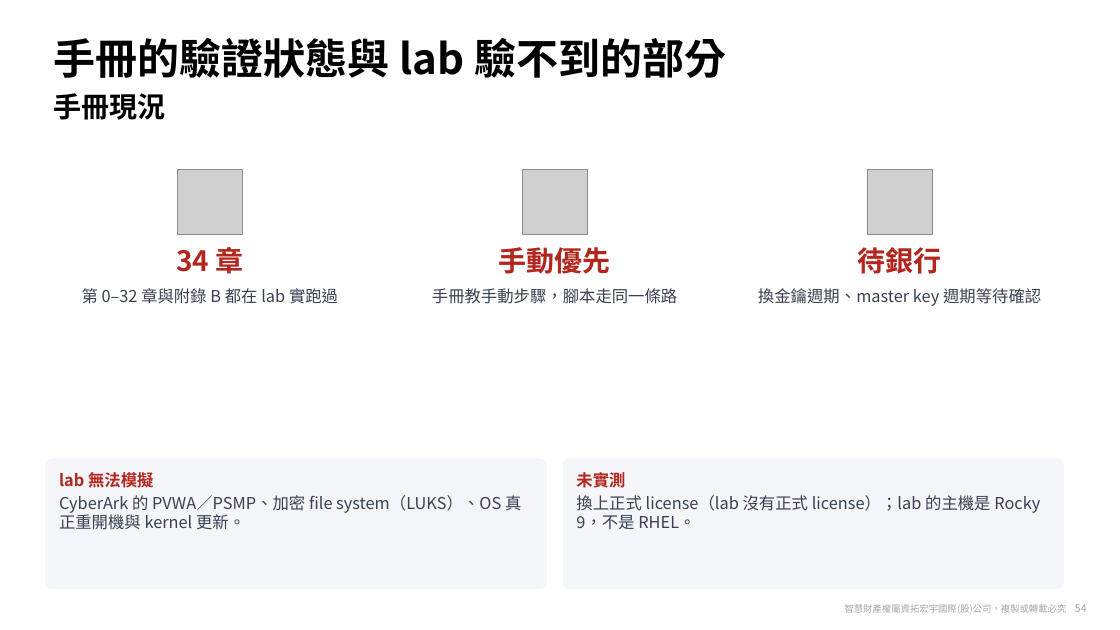
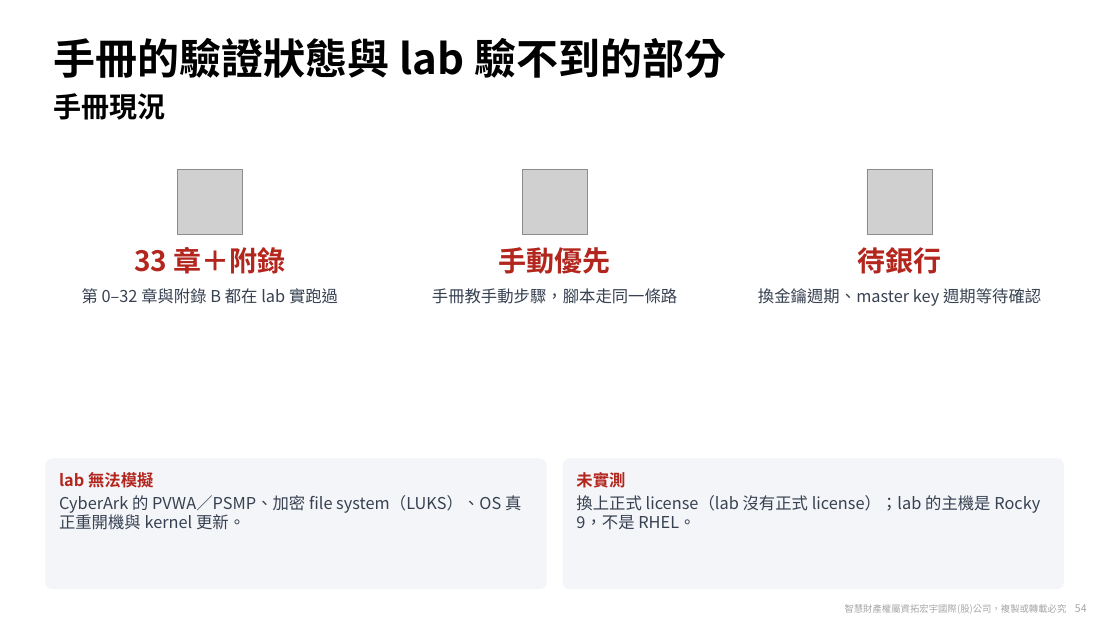
Before and after one commit to zxc81906119/kafka_install_ops, a slide deck: slide 54 of docs/Confluent-手冊導覽.pptx. Drawn at 1120x630 pixels with LibreOffice and Linux fonts; fonts in the diff are those of the drawing; grey boxes stand for pictures; background and template pictures are left out. Boxes give left, top, right and bottom in pixels: in the first picture for what was removed or moved away, otherwise in the second. Text is boxed around its words. In the diff, an @@ line names an element or a change of style, - is before the commit and + after.

```diff
--- a/docs/Confluent-手冊導覽.pptx
+++ b/docs/Confluent-手冊導覽.pptx
@@ text at [134,247,286,274]: text changed @@
-34 章
+33 章＋附錄
```
Also in this commit, not shown: 5 other slides changed, 49 other files.
